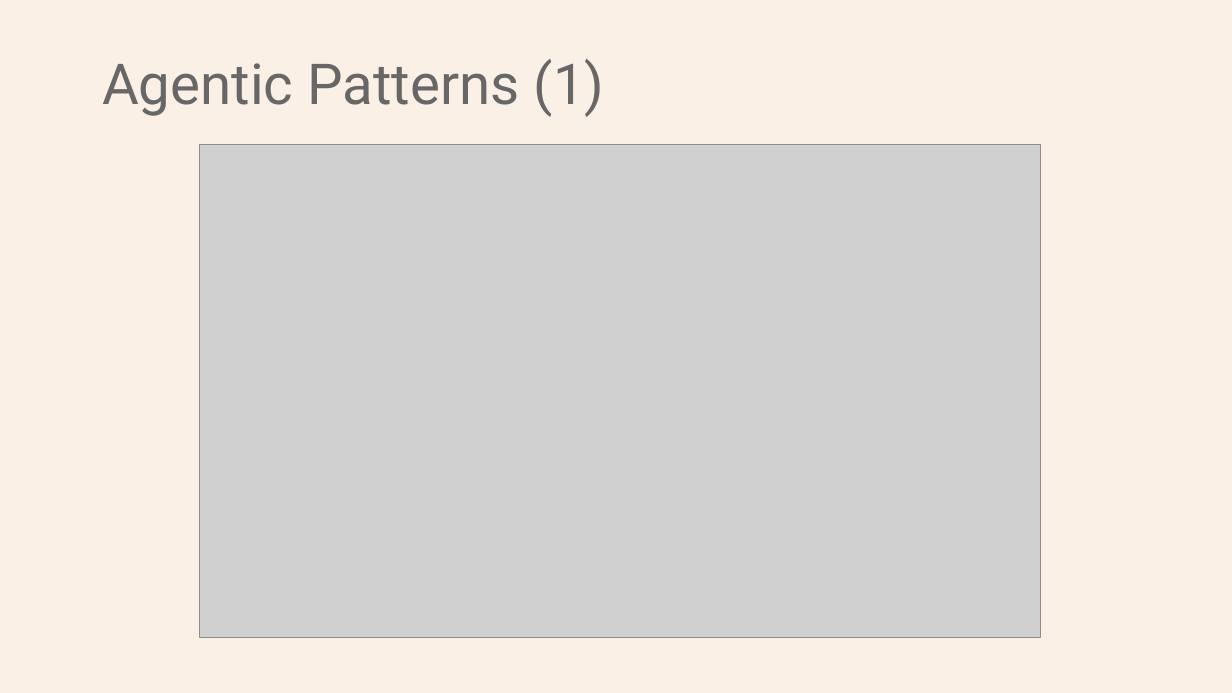
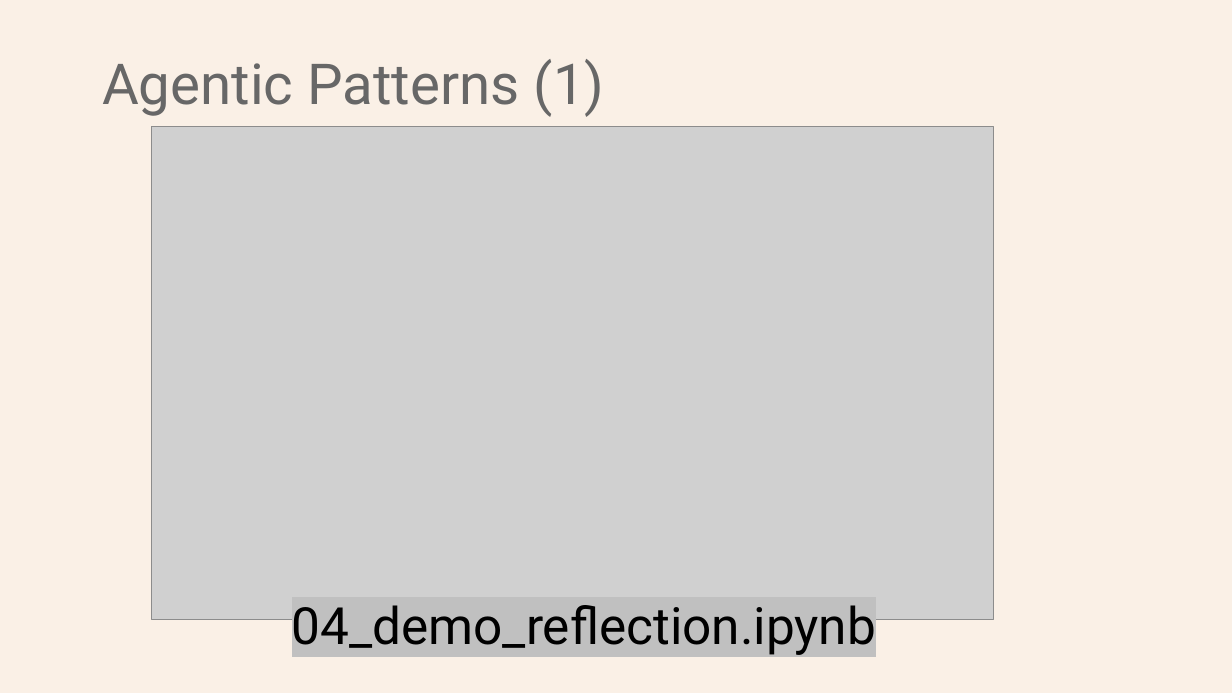
Before and after one commit to Python-Test-Engineer/earl2025, a slide deck: slide 13 of AI_Agents_in_the_Data_Pipeline.pptx (slide 9 before the commit). Drawn at 1232x693 pixels with LibreOffice and Linux fonts; fonts in the diff are those of the drawing; grey boxes stand for pictures. Boxes give left, top, right and bottom in pixels: in the first picture for what was removed or moved away, otherwise in the second. Text is boxed around its words. In the diff, an @@ line names an element or a change of style, - is before the commit and + after.

```diff
--- a/AI_Agents_in_the_Data_Pipeline.pptx
+++ b/AI_Agents_in_the_Data_Pipeline.pptx
@@ picture: place and size @@
-picture at bbox=[200, 144, 1042, 637]
+picture at bbox=[152, 127, 994, 619]
@@ text added at bbox=[292, 605, 876, 655], 40 pt, text #000000 @@
+04_demo_reflection.ipynb
```
Also in this commit, not shown: 10 other slides changed, 5 slides added, 1 slide removed, 4 other files.
